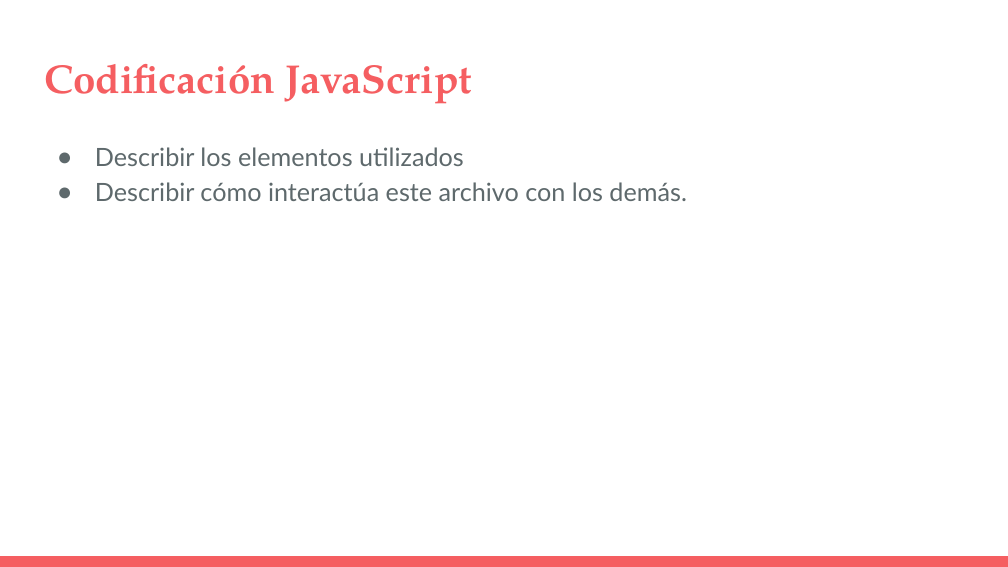
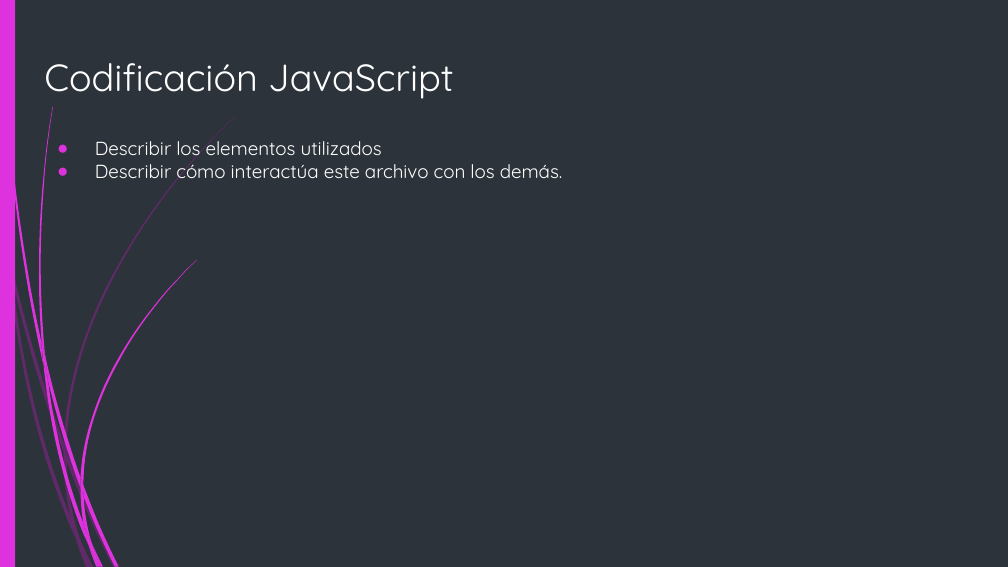
Before and after one commit to G4BOs/PyGDelicias, a slide deck: slide 10 of Presentacion/Presentación - Proyecto Final (1).pptx (slide 8 before the commit). Drawn at 1008x567 pixels with LibreOffice and Linux fonts; fonts in the diff are those of the drawing. Boxes give left, top, right and bottom in pixels: in the first picture for what was removed or moved away, otherwise in the second. Text is boxed around its words. In the diff, an @@ line names an element or a change of style, - is before the commit and + after.

```diff
--- a/Presentacion/Presentación - Proyecto Final (1).pptx
+++ b/Presentacion/Presentación - Proyecto Final (1).pptx
@@ background #FFFFFF to #2C333A @@
@@ rectangle added at (0,0,15,566), fill #DE32DE @@
@@ title "Codificación JavaScript" at (44,63,454,99): size 28.8 to 27 pt, font TeX Gyre Pagella to Quicksand, text colour #F55E61 to #FFFFFF, bold off @@
@@ text "Describir los elementos utilizados" at (95,136,563,180): size 18 to 13.5 pt, font Lato to Quicksand, text colour #5E696C to #FFFFFF; line spacing 1.15 to 1; bullet colour #5E696C to #DE32DE @@
@@ group added at (0,116,236,567): 10 freeform shapes @@
@@ group added at (2,0,198,567): 12 freeform shapes @@
@@ rectangle removed at (0,556,1008,567) @@
```
Also in this commit, not shown: 7 other slides changed, 3 slides added, 1 slide removed, 2 other files.
